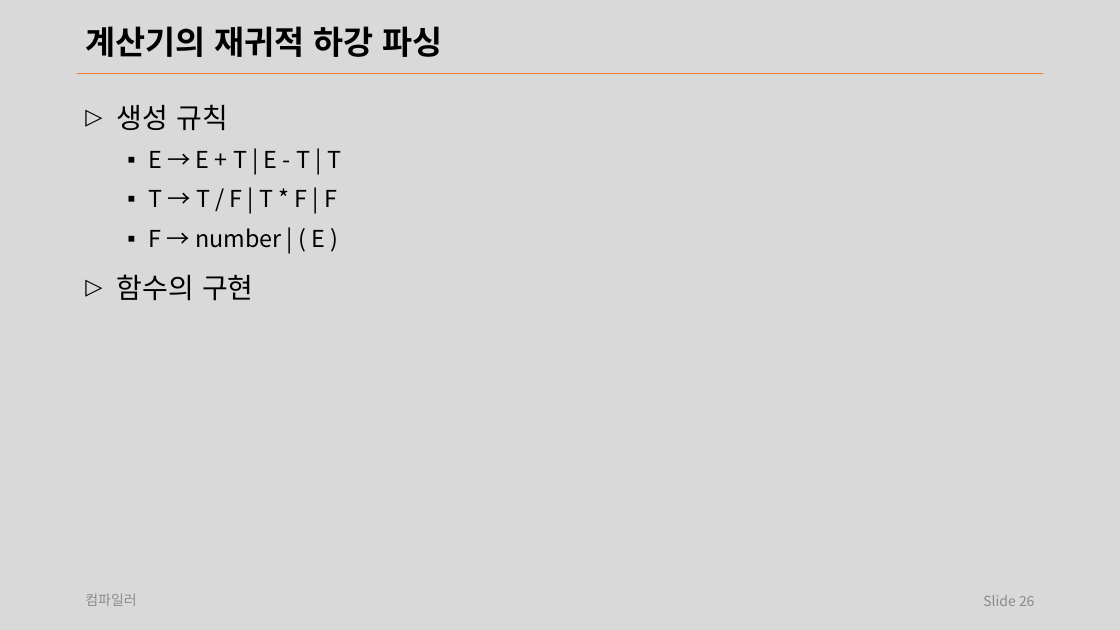
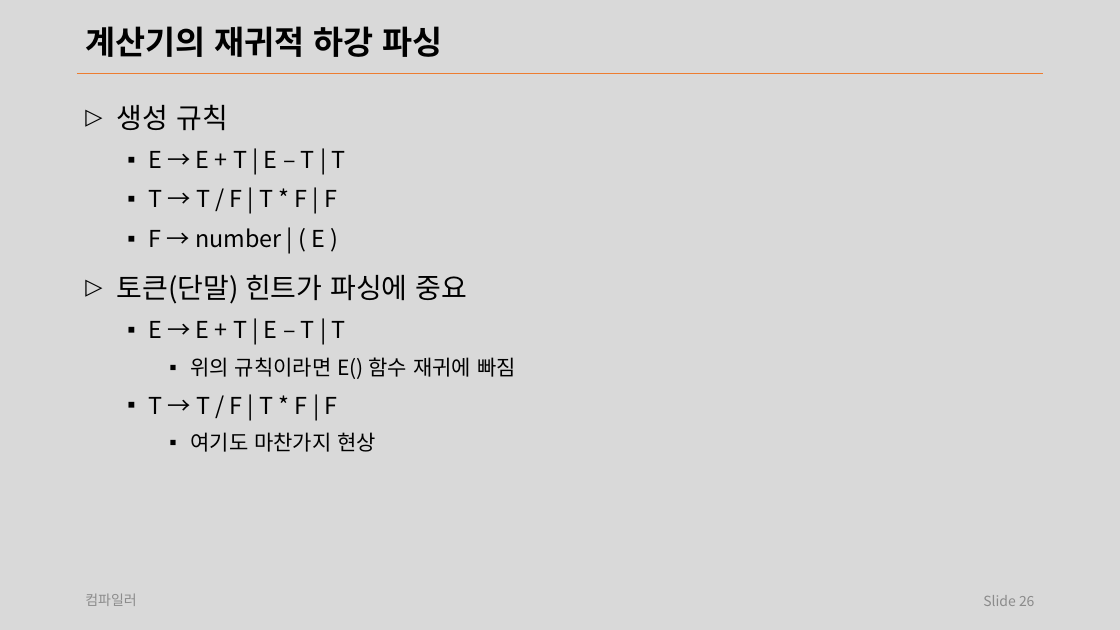
Before and after one commit to laxtools/article, a slide deck: slide 26 of programming/compiler/lecture/note.pptx. Drawn at 1120x630 pixels with LibreOffice and Linux fonts; fonts in the diff are those of the drawing. Boxes give left, top, right and bottom in pixels: in the first picture for what was removed or moved away, otherwise in the second. Text is boxed around its words. In the diff, an @@ line names an element or a change of style, - is before the commit and + after.

```diff
--- a/programming/compiler/lecture/note.pptx
+++ b/programming/compiler/lecture/note.pptx
@@ text at (148, 151, 346, 168): text changed @@
-  ▪ E → E + T | E - T | T
+  ▪ E → E + T | E – T | T
@@ text at (117, 274, 516, 452): text changed; size 24 to 18 pt @@
-▷ 함수의 구현
+▷ 토큰(단말) 힌트가 파싱에 중요
+  ▪ E → E + T | E – T | T
+    ▪ 위의 규칙이라면 E() 함수 재귀에 빠짐
+  ▪ T → T / F | T * F | F
+    ▪ 여기도 마찬가지 현상
```
Also in this commit, not shown: 4 other slides changed.
